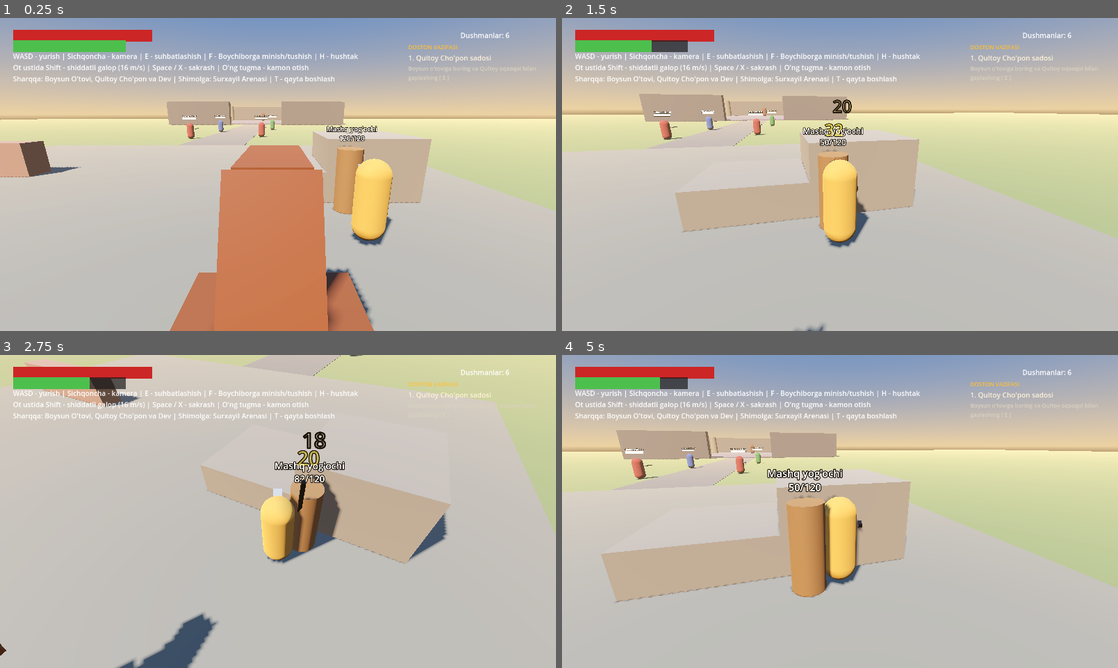
Above: before the commit, frames 1-4 (two rows, left to right).
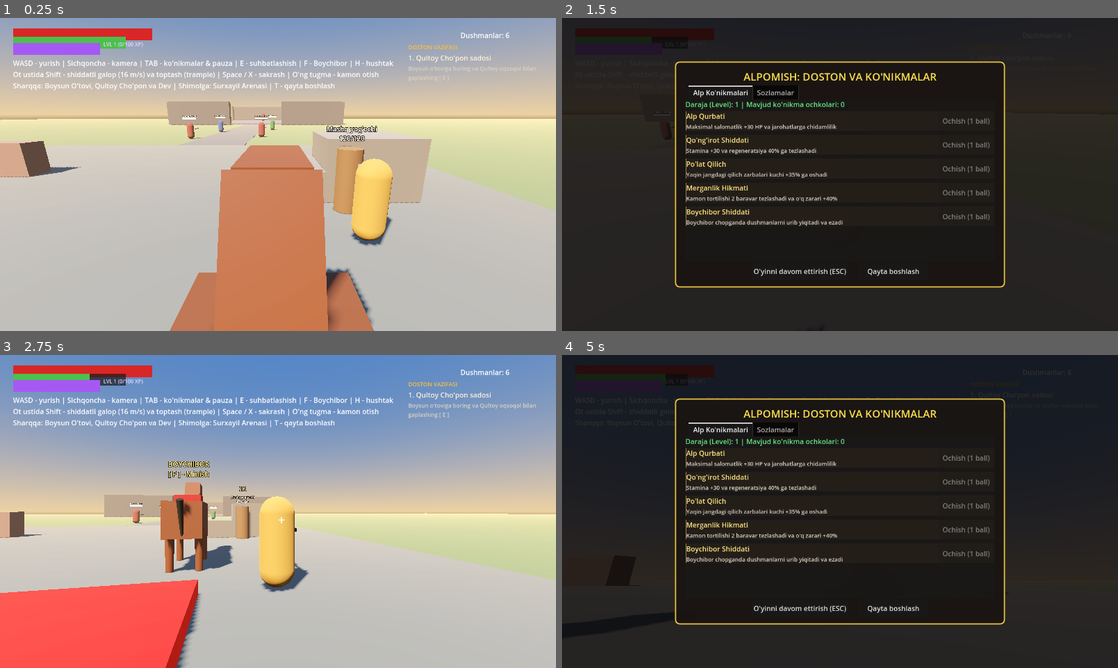
Above: after the commit, the same moments.

Repository: sardorergashev09uzb-commits/yangi
Game: Godot game, scene res://tests/combat_test.tscn
Same seed, same stepped clock (60 frames per second), same inputs: the game is played once before the commit and once after it. This scene is started directly instead of the project's main scene.
Inputs (mouse positions are in pixels of both pictures, inside the frame that each line leads up to):
- Up to frame 1 (0.25 s): no input
- Up to frame 2 (1.5 s): tap Enter at 0.5 s; move the mouse to (834, 180) at 0.52 s; hold W (move_forward) from 0.53 s (still down); tap Tab at 0.6 s; click (834, 180) at 0.67 s; tap X (jump) at 0.77 s; tap K at 0.8, 1.35 s; move the mouse to (878, 177) at 1.27 s; click (878, 177) at 1.42 s
- Up to frame 3 (2.75 s): tap X (jump) at 1.52 s; tap T at 1.55 s; release W (move_forward) at 2 s; click (239, 608) at 2 s, where only the run after the commit has a clickable "O'yinni davom ettirish (ESC)"
- Up to frame 4 (5 s): move the mouse to (795, 508) at 2.77 s; hold W (move_forward) 2.78-3.5 s; tap T at 2.85 s; click (795, 508) at 2.92 s; tap Tab at 3.05 s; click (895, 608) at 3.5 s, where only the run after the commit has a clickable "Qayta boshlash"; move the mouse to (845, 511) at 4.27 s; hold A (move_left) from 4.28 s (still down); right-click (845, 511) at 4.35 s; click (845, 511) at 4.42 s; tap X (jump) at 4.52 s; tap K at 4.55 s

The runs differ from the first frame. In frame 1, 3.5% of the frame differs, in the area x 2-71%, y 3-24%; in frame 2, 100%; in frame 3, 62%; in frame 4, 100%, in the area x 0-100%, y 0-100%.
Error in both runs: Invalid access to property or key 'physics_frame' on a base object of type 'null instance'. (res://tests/combat_test.gd:126)

Commit message:
7-bosqich: RPG tizimi (Level, XP, Ko'nikmalar daraxti), Pauza & Sozlamalar menyusi (TAB/ESC) va Boychibor toptash (trample) zarari

Diff:
--- a/scripts/enemies/boss_surxayil.gd
+++ b/scripts/enemies/boss_surxayil.gd
@@ -390,6 +390,9 @@
 	var qsystem = get_tree().get_first_node_in_group("quest_system")
 	if qsystem and qsystem.has_method("complete_quest"):
 		qsystem.complete_quest("boss")
+	var prog = get_tree().get_first_node_in_group("progression")
+	if prog and prog.has_method("add_xp"):
+		prog.add_xp(250)
 
 	FX.hit_stop(0.25)
 	var t := create_tween()
--- a/scripts/enemies/enemy.gd
+++ b/scripts/enemies/enemy.gd
@@ -384,6 +384,9 @@
 	t.tween_property(_body, "rotation:x", -PI / 2.0, 0.35)
 	t.parallel().tween_property(_body, "position:y", 0.4, 0.35)
 	died.emit(self)
+	var prog = get_tree().get_first_node_in_group("progression")
+	if prog and prog.has_method("add_xp"):
+		prog.add_xp(30)
 	await get_tree().create_timer(3.0).timeout
 	queue_free()
 
--- a/scripts/enemies/steppe_giant.gd
+++ b/scripts/enemies/steppe_giant.gd
@@ -219,6 +219,9 @@
 	var qsystem = get_tree().get_first_node_in_group("quest_system")
 	if qsystem and qsystem.has_method("complete_quest"):
 		qsystem.complete_quest("giant")
+	var prog = get_tree().get_first_node_in_group("progression")
+	if prog and prog.has_method("add_xp"):
+		prog.add_xp(90)
 	var t := create_tween()
 	t.tween_property(_body, "rotation:x", -PI / 2.0, 0.6)
 	t.parallel().tween_property(_body, "position:y", 0.8, 0.6)
--- a/scripts/player/player.gd
+++ b/scripts/player/player.gd
@@ -191,7 +191,11 @@
 			_drawing = true
 			bow_charge = 0.0
 		return
-	bow_charge = minf(bow_charge + delta / BOW_DRAW_TIME, 1.0)
+	var draw_spd := BOW_DRAW_TIME
+	var prog = get_tree().get_first_node_in_group("progression")
+	if prog and prog.get("unlocked_skills") and prog.unlocked_skills.get("bow_mastery", false):
+		draw_spd *= 0.55
+	bow_charge = minf(bow_charge + delta / draw_spd, 1.0)
 	if Input.is_action_just_released("attack_light"):
 		if bow_charge > 0.15:
 			_fire_bow(bow_charge)
@@ -215,7 +219,11 @@
 	var spawn := global_position + Vector3.UP * 1.45 + fwd * 0.6
 	var arrow := Arrow.new()
 	arrow.shooter = self
-	arrow.damage = lerpf(14.0, 40.0, charge)
+	var base_dmg := lerpf(14.0, 40.0, charge)
+	var prog = get_tree().get_first_node_in_group("progression")
+	if prog and prog.get("unlocked_skills") and prog.unlocked_skills.get("bow_mastery", false):
+		base_dmg *= 1.4
+	arrow.damage = base_dmg
 	arrow.velocity = (target - spawn).normalized() * lerpf(28.0, 55.0, charge)
 	get_tree().current_scene.add_child(arrow)
 	arrow.global_position = spawn
@@ -293,12 +301,16 @@
 
 
 func _check_hits() -> void:
+	var dmg: float = _attack.damage
+	var prog = get_tree().get_first_node_in_group("progression")
+	if prog and prog.get("unlocked_skills") and prog.unlocked_skills.get("sword_mastery", false):
+		dmg *= 1.35
 	for b in hitbox.get_overlapping_bodies():
 		if b == self or b in _hit_list or not b.has_method("take_damage"):
 			continue
 		_hit_list.append(b)
 		var knock := 9.0 if _attack_heavy else 5.0
-		b.take_damage(_attack.damage, global_position, knock)
+		b.take_damage(dmg, global_position, knock)
 		FX.hit_stop(0.12 if _attack_heavy else 0.07)
 		rig.shake(0.3 if _attack_heavy else 0.15)
 
--- /dev/null
+++ b/scripts/player/progression.gd
@@ -0,0 +1,119 @@
+class_name Progression
+extends Node
+## Alpomish dostoni: XP, Level, Ko'nikmalar daraxti (Skills) va parametrlar.
+
+signal xp_gained(current_xp: int, next_xp: int)
+signal level_up(new_level: int, skill_points: int)
+signal skill_unlocked(skill_id: String)
+
+var level := 1
+var xp := 0
+var next_level_xp := 100
+var skill_points := 0
+
+# Olingan ko'nikmalar ro'yxati
+var unlocked_skills: Dictionary = {
+	"health_boost": false,    # Alp Qurbati: Salomatlik +30
+	"stamina_flow": false,    # Qo'ng'irot Shiddati: Stamina +30 va tez tiklanish
+	"sword_mastery": false,   # Po'lat Qilich: Qilich zarari +35%
+	"bow_mastery": false,     # Merganlik: Kamon tezroq tortiladi va +40% zarar
+	"horse_trample": false    # Tulpor Shiddati: Boychibor dushmanlarni bosib o'tadi
+}
+
+var skill_info: Dictionary = {
+	"health_boost": {
+		"name": "Alp Qurbati",
+		"desc": "Maksimal salomatlik +30 HP va jarohatlarga chidamlilik",
+		"cost": 1
+	},
+	"stamina_flow": {
+		"name": "Qo'ng'irot Shiddati",
+		"desc": "Stamina +30 va regeneratsiya 40% ga tezlashadi",
+		"cost": 1
+	},
+	"sword_mastery": {
+		"name": "Po'lat Qilich",
+		"desc": "Yaqin jangdagi qilich zarbalari kuchi +35% ga oshadi",
+		"cost": 1
+	},
+	"bow_mastery": {
+		"name": "Merganlik Hikmati",
+		"desc": "Kamon tortilishi 2 baravar tezlashadi va o'q zarari +40%",
+		"cost": 1
+	},
+	"horse_trample": {
+		"name": "Boychibor Shiddati",
+		"desc": "Boychibor chopganda dushmanlarni urib yiqitadi va ezadi",
+		"cost": 1
+	}
+}
+
+
+func _ready() -> void:
+	add_to_group("progression")
+
+
+func add_xp(amount: int) -> void:
+	xp += amount
+	while xp >= next_level_xp:
+		xp -= next_level_xp
+		level += 1
+		skill_points += 1
+		next_level_xp = int(next_level_xp * 1.5)
+		level_up.emit(level, skill_points)
+		_notify_level_up()
+
+	xp_gained.emit(xp, next_level_xp)
+
+
+func can_unlock(skill_id: String) -> bool:
+	return unlocked_skills.has(skill_id) and not unlocked_skills[skill_id] and skill_points >= 1
+
+
+func unlock_skill(skill_id: String) -> bool:
+	if not can_unlock(skill_id):
+		return false
+	skill_points -= 1
+	unlocked_skills[skill_id] = true
+	skill_unlocked.emit(skill_id)
+	_apply_skill_to_player(skill_id)
+	return true
+
+
+func _apply_skill_to_player(skill_id: String) -> void:
+	var player = get_tree().get_first_node_in_group("player")
+	if player == null or not is_instance_valid(player):
+		return
+
+	match skill_id:
+		"health_boost":
+			var cur_max: float = float(player.get("max_health"))
+			player.set("max_health", cur_max + 30.0)
+			var cur_hp: float = float(player.get("health"))
+			player.set("health", cur_hp + 30.0)
+			if player.has_signal("health_changed"):
+				player.health_changed.emit(player.get("health"), player.get("max_health"))
+		"stamina_flow":
+			var cur_max_s: float = float(player.get("max_stamina"))
+			player.set("max_stamina", cur_max_s + 30.0)
+			var cur_regen: float = float(player.get("stamina_regen"))
+			player.set("stamina_regen", cur_regen * 1.4)
+			if player.has_signal("stamina_changed"):
+				player.stamina_changed.emit(player.get("stamina"), player.get("max_stamina"))
+
+
+func _notify_level_up() -> void:
+	var qsystem = get_tree().get_first_node_in_group("quest_system")
+	if qsystem and qsystem.has_method("emit_signal"):
+		qsystem.banner_requested.emit("DARAJA OSHDI! (LEVEL %d)" % level, "Yangi ko'nikma ochkosi olindi! [ TAB ]")
+
+	# O'yinchining to'liq tiklanishi
+	var player = get_tree().get_first_node_in_group("player")
+	if player and is_instance_valid(player):
+		player.set("health", player.get("max_health"))
+		player.set("stamina", player.get("max_stamina"))
+		if player.has_signal("health_changed"):
+			player.health_changed.emit(player.get("health"), player.get("max_health"))
+		if player.has_signal("stamina_changed"):
+			player.stamina_changed.emit(player.get("stamina"), player.get("max_stamina"))
+		FX.popup(player.global_position + Vector3.UP * 2.5, 0.0, Color(0.2, 1.0, 0.5))
--- a/scripts/ui/hud.gd
+++ b/scripts/ui/hud.gd
@@ -27,10 +27,31 @@
 var _banner_sub: Label
 var _banner_tween: Tween
 
+# XP va Level UI
+var _xp_bar: ProgressBar
+var _lvl_label: Label
+var _skill_hint: Label
+
 
 func _ready() -> void:
-	_health_bar = _make_bar(Vector2(30, 28), Vector2(320, 18), Color(0.8, 0.15, 0.15))
-	_stamina_bar = _make_bar(Vector2(30, 52), Vector2(260, 12), Color(0.3, 0.75, 0.3))
+	_health_bar = _make_bar(Vector2(30, 24), Vector2(320, 16), Color(0.85, 0.15, 0.15))
+	_stamina_bar = _make_bar(Vector2(30, 44), Vector2(260, 10), Color(0.3, 0.75, 0.3))
+	_xp_bar = _make_bar(Vector2(30, 58), Vector2(200, 8), Color(0.65, 0.35, 0.95))
+
+	_lvl_label = Label.new()
+	_lvl_label.text = "LVL 1 (0/100 XP)"
+	_lvl_label.position = Vector2(238, 52)
+	_lvl_label.add_theme_font_size_override("font_size", 12)
+	_lvl_label.add_theme_color_override("font_color", Color(0.9, 0.85, 1.0))
+	add_child(_lvl_label)
+
+	_skill_hint = Label.new()
+	_skill_hint.text = "★ [ TAB ] - Yangi ko'nikma ochkosi!"
+	_skill_hint.position = Vector2(30, 70)
+	_skill_hint.add_theme_font_size_override("font_size", 13)
+	_skill_hint.add_theme_color_override("font_color", Color(1.0, 0.85, 0.2))
+	_skill_hint.visible = false
+	add_child(_skill_hint)
 
 	_enemy_label = Label.new()
 	_enemy_label.set_anchors_preset(Control.PRESET_TOP_RIGHT)
@@ -56,15 +77,16 @@
 	_setup_victory_ui()
 
 	var help := Label.new()
-	help.position = Vector2(30, 76)
-	help.text = "WASD - yurish | Sichqoncha - kamera | E - suhbatlashish | F - Boychiborga minish/tushish | H - hushtak\n" \
-			+ "Ot ustida Shift - shiddatli galop (16 m/s) | Space / X - sakrash | O'ng tugma - kamon otish\n" \
+	help.position = Vector2(30, 92)
+	help.text = "WASD - yurish | Sichqoncha - kamera | TAB - ko'nikmalar & pauza | E - suhbatlashish | F - Boychibor | H - hushtak\n" \
+			+ "Ot ustida Shift - shiddatli galop (16 m/s) va toptash (trample) | Space / X - sakrash | O'ng tugma - kamon otish\n" \
 			+ "Sharqqa: Boysun O'tovi, Qultoy Cho'pon va Dev | Shimolga: Surxayil Arenasi | T - qayta boshlash"
 	add_child(help)
 
 	_connect_player.call_deferred()
 	_connect_boss.call_deferred()
 	_connect_quests.call_deferred()
+	_connect_progression.call_deferred()
 
 
 func _setup_game_over_ui() -> void:
@@ -399,3 +421,21 @@
 		if not q.is_empty():
 			_quest_title_label.text = q.get("title", "")
 			_quest_desc_label.text = q.get("desc", "")
+
+
+func _connect_progression() -> void:
+	var prog = get_tree().get_first_node_in_group("progression")
+	if prog == null:
+		return
+	if prog.has_signal("xp_gained"):
+		prog.connect("xp_gained", func(c_xp: int, n_xp: int):
+			_xp_bar.max_value = n_xp
+			_xp_bar.value = c_xp
+			_lvl_label.text = "LVL %d (%d/%d XP)" % [prog.get("level"), c_xp, n_xp])
+	if prog.has_signal("level_up"):
+		prog.connect("level_up", func(lvl: int, sp: int):
+			_lvl_label.text = "LVL %d" % lvl
+			_skill_hint.visible = sp > 0)
+	if prog.has_signal("skill_unlocked"):
+		prog.connect("skill_unlocked", func(_id: String):
+			_skill_hint.visible = prog.get("skill_points") > 0)
--- /dev/null
+++ b/scripts/ui/pause_menu.gd
@@ -0,0 +1,287 @@
+class_name PauseMenu
+extends CanvasLayer
+## Alpomish dostoni: Pauza, Ko'nikmalar daraxti (Skills) va Sozlamalar menyusi.
+
+var _panel: Panel
+var _tab_container: TabContainer
+
+# 1-tab: Ko'nikmalar
+var _sp_label: Label
+var _skills_list: VBoxContainer
+var _skill_buttons: Dictionary = {}
+
+# 2-tab: Sozlamalar
+var _sens_slider: HSlider
+var _sens_val_label: Label
+var _fov_slider: HSlider
+var _fov_val_label: Label
+
+# Holat
+var is_menu_open := false
+
+
+func _ready() -> void:
+	layer = 20
+	process_mode = Node.PROCESS_MODE_ALWAYS
+	_build_ui()
+	visible = false
+
+
+func _build_ui() -> void:
+	# Qoraytirilgan orqa fon
+	var backdrop := ColorRect.new()
+	backdrop.set_anchors_preset(Control.PRESET_FULL_RECT)
+	backdrop.color = Color(0.04, 0.03, 0.03, 0.85)
+	add_child(backdrop)
+
+	_panel = Panel.new()
+	_panel.set_anchors_preset(Control.PRESET_CENTER)
+	_panel.offset_left = -380
+	_panel.offset_right = 380
+	_panel.offset_top = -260
+	_panel.offset_bottom = 260
+
+	var style := StyleBoxFlat.new()
+	style.bg_color = Color(0.1, 0.08, 0.07, 0.95)
+	style.border_width_left = 3
+	style.border_width_right = 3
+	style.border_width_top = 3
+	style.border_width_bottom = 3
+	style.border_color = Color(0.9, 0.75, 0.25) # Oltin naqsh
+	style.corner_radius_top_left = 10
+	style.corner_radius_top_right = 10
+	style.corner_radius_bottom_left = 10
+	style.corner_radius_bottom_right = 10
+	_panel.add_theme_stylebox_override("panel", style)
+	add_child(_panel)
+
+	var margin := MarginContainer.new()
+	margin.set_anchors_preset(Control.PRESET_FULL_RECT)
+	margin.add_theme_constant_override("margin_left", 24)
+	margin.add_theme_constant_override("margin_right", 24)
+	margin.add_theme_constant_override("margin_top", 18)
+	margin.add_theme_constant_override("margin_bottom", 18)
+	_panel.add_child(margin)
+
+	var main_vbox := VBoxContainer.new()
+	margin.add_child(main_vbox)
+
+	# Yuqori sarlavha
+	var title := Label.new()
+	title.text = "ALPOMISH: DOSTON VA KO'NIKMALAR"
+	title.horizontal_alignment = HORIZONTAL_ALIGNMENT_CENTER
+	title.add_theme_font_size_override("font_size", 24)
+	title.add_theme_color_override("font_color", Color(1.0, 0.88, 0.3))
+	main_vbox.add_child(title)
+
+	# Tab container
+	_tab_container = TabContainer.new()
+	_tab_container.size_flags_vertical = Control.SIZE_EXPAND_FILL
+	main_vbox.add_child(_tab_container)
+
+	_build_skills_tab()
+	_build_settings_tab()
+
+	# Pastki tugmalar
+	var btn_box := HBoxContainer.new()
+	btn_box.alignment = BoxContainer.ALIGNMENT_CENTER
+	btn_box.add_theme_constant_override("separation", 24)
+	main_vbox.add_child(btn_box)
+
+	var resume_btn := Button.new()
+	resume_btn.text = "O'yinni davom ettirish (ESC)"
+	resume_btn.custom_minimum_size = Vector2(220, 38)
+	resume_btn.pressed.connect(toggle_menu)
+	btn_box.add_child(resume_btn)
+
+	var restart_btn := Button.new()
+	restart_btn.text = "Qayta boshlash"
+	restart_btn.custom_minimum_size = Vector2(160, 38)
+	restart_btn.pressed.connect(_on_restart_pressed)
+	btn_box.add_child(restart_btn)
+
+
+func _build_skills_tab() -> void:
+	var tab := VBoxContainer.new()
+	tab.name = "Alp Ko'nikmalari"
+	_tab_container.add_child(tab)
+
+	_sp_label = Label.new()
+	_sp_label.text = "Ko'nikma ochkolari (Skill Points): 0"
+	_sp_label.add_theme_font_size_override("font_size", 16)
+	_sp_label.add_theme_color_override("font_color", Color(0.4, 0.9, 0.5))
+	tab.add_child(_sp_label)
+
+	var scroll := ScrollContainer.new()
+	scroll.size_flags_vertical = Control.SIZE_EXPAND_FILL
+	tab.add_child(scroll)
+
+	_skills_list = VBoxContainer.new()
+	_skills_list.size_flags_horizontal = Control.SIZE_EXPAND_FILL
+	_skills_list.add_theme_constant_override("separation", 10)
+	scroll.add_child(_skills_list)
+
+
+func _build_settings_tab() -> void:
+	var tab := VBoxContainer.new()
+	tab.name = "Sozlamalar"
+	tab.add_theme_constant_override("separation", 16)
+	_tab_container.add_child(tab)
+
+	var space := Control.new()
+	space.custom_minimum_size = Vector2(0, 8)
+	tab.add_child(space)
+
+	# Sichqoncha sezgirligi
+	var sens_row := HBoxContainer.new()
+	tab.add_child(sens_row)
+	var slabel := Label.new()
+	slabel.text = "Sichqoncha sezgirligi:"
+	slabel.custom_minimum_size = Vector2(200, 0)
+	sens_row.add_child(slabel)
+
+	_sens_slider = HSlider.new()
+	_sens_slider.min_value = 0.5
+	_sens_slider.max_value = 3.0
+	_sens_slider.step = 0.1
+	_sens_slider.value = 1.0
+	_sens_slider.custom_minimum_size = Vector2(220, 0)
+	_sens_slider.value_changed.connect(_on_sens_changed)
+	sens_row.add_child(_sens_slider)
+
+	_sens_val_label = Label.new()
+	_sens_val_label.text = "1.0x"
+	sens_row.add_child(_sens_val_label)
+
+	# Kamera FOV
+	var fov_row := HBoxContainer.new()
+	tab.add_child(fov_row)
+	var flabel := Label.new()
+	flabel.text = "Kamera ko'rish burchagi (FOV):"
+	flabel.custom_minimum_size = Vector2(200, 0)
+	fov_row.add_child(flabel)
+
+	_fov_slider = HSlider.new()
+	_fov_slider.min_value = 60.0
+	_fov_slider.max_value = 95.0
+	_fov_slider.step = 1.0
+	_fov_slider.value = 70.0
+	_fov_slider.custom_minimum_size = Vector2(220, 0)
+	_fov_slider.value_changed.connect(_on_fov_changed)
+	fov_row.add_child(_fov_slider)
+
+	_fov_val_label = Label.new()
+	_fov_val_label.text = "70°"
+	fov_row.add_child(_fov_val_label)
+
+	var info := Label.new()
+	info.text = "Qisqa tugmalar:\n[ TAB / K ] – Ko'nikmalar menyusini ochish/yopish\n[ E ] – Suhbatlashish | [ F ] – Boychiborga minish\n[ T ] – Joyida tezkor qayta boshlash"
+	info.add_theme_font_size_override("font_size", 14)
+	info.add_theme_color_override("font_color", Color(0.7, 0.7, 0.65))
+	tab.add_child(info)
+
+
+func _unhandled_input(event: InputEvent) -> void:
+	if event is InputEventKey and event.pressed and not event.echo:
+		if event.keycode == KEY_TAB or event.keycode == KEY_K:
+			get_viewport().set_input_as_handled()
+			toggle_menu()
+		elif event.keycode == KEY_ESCAPE and is_menu_open:
+			get_viewport().set_input_as_handled()
+			toggle_menu()
+
+
+func toggle_menu() -> void:
+	is_menu_open = not is_menu_open
+	visible = is_menu_open
+	get_tree().paused = is_menu_open
+
+	if is_menu_open:
+		Input.mouse_mode = Input.MOUSE_MODE_VISIBLE
+		_refresh_skills()
+	else:
+		Input.mouse_mode = Input.MOUSE_MODE_CAPTURED
+
+
+func _refresh_skills() -> void:
+	var prog: Progression = get_tree().get_first_node_in_group("progression") as Progression
+	if prog == null:
+		return
+
+	_sp_label.text = "Daraja (Level): %d | Mavjud ko'nikma ochkolari: %d" % [prog.level, prog.skill_points]
+
+	# Ro'yxatni tozalab qayta chizish
+	for child in _skills_list.get_children():
+		child.queue_free()
+
+	for skill_id in prog.skill_info.keys():
+		var sdata: Dictionary = prog.skill_info[skill_id]
+		var is_unlocked: bool = prog.unlocked_skills.get(skill_id, false)
+
+		var item_panel := PanelContainer.new()
+		var pstyle := StyleBoxFlat.new()
+		pstyle.bg_color = Color(0.14, 0.12, 0.10) if not is_unlocked else Color(0.12, 0.20, 0.12)
+		pstyle.border_width_left = 2
+		pstyle.border_color = Color(0.4, 0.8, 0.3) if is_unlocked else Color(0.6, 0.5, 0.3)
+		item_panel.add_theme_stylebox_override("panel", pstyle)
+		_skills_list.add_child(item_panel)
+
+		var row := HBoxContainer.new()
+		item_panel.add_child(row)
+
+		var text_vbox := VBoxContainer.new()
+		text_vbox.size_flags_horizontal = Control.SIZE_EXPAND_FILL
+		row.add_child(text_vbox)
+
+		var name_lbl := Label.new()
+		name_lbl.text = sdata.name + (" (O'RGANILGAN)" if is_unlocked else "")
+		name_lbl.add_theme_font_size_override("font_size", 16)
+		name_lbl.add_theme_color_override("font_color", Color(0.4, 1.0, 0.5) if is_unlocked else Color(1.0, 0.9, 0.5))
+		text_vbox.add_child(name_lbl)
+
+		var desc_lbl := Label.new()
+		desc_lbl.text = sdata.desc
+		desc_lbl.add_theme_font_size_override("font_size", 13)
+		desc_lbl.add_theme_color_override("font_color", Color(0.85, 0.82, 0.78))
+		text_vbox.add_child(desc_lbl)
+
+		var btn := Button.new()
+		btn.custom_minimum_size = Vector2(130, 36)
+		if is_unlocked:
+			btn.text = "FAOL"
+			btn.disabled = true
+		else:
+			btn.text = "Ochish (1 ball)"
+			btn.disabled = prog.skill_points < 1
+			btn.pressed.connect(func(): _unlock_and_refresh(skill_id))
+		row.add_child(btn)
+
+
+func _unlock_and_refresh(skill_id: String) -> void:
+	var prog: Progression = get_tree().get_first_node_in_group("progression") as Progression
+	if prog and prog.unlock_skill(skill_id):
+		_refresh_skills()
+
+
+func _on_sens_changed(val: float) -> void:
+	_sens_val_label.text = "%.1fx" % val
+	var player = get_tree().get_first_node_in_group("player")
+	if player and "rig" in player and player.rig:
+		player.rig.mouse_sensitivity = 0.0025 * val
+
+
+func _on_fov_changed(val: float) -> void:
+	_fov_val_label.text = "%d°" % int(val)
+	var player = get_tree().get_first_node_in_group("player")
+	if player and "rig" in player and player.rig:
+		player.rig.normal_fov = val
+		if player.rig.camera:
+			player.rig.camera.fov = val
+
+
+func _on_restart_pressed() -> void:
+	get_tree().paused = false
+	FX.reset()
+	Engine.time_scale = 1.0
+	Input.mouse_mode = Input.MOUSE_MODE_CAPTURED
+	get_tree().reload_current_scene()
--- a/scripts/world/arena.gd
+++ b/scripts/world/arena.gd
@@ -11,6 +11,8 @@
 const NPCScript = preload("res://scripts/world/npc.gd")
 const DialogBoxScript = preload("res://scripts/story/dialog_box.gd")
 const QuestSystemScript = preload("res://scripts/story/quest_system.gd")
+const ProgressionScript = preload("res://scripts/player/progression.gd")
+const PauseMenuScript = preload("res://scripts/ui/pause_menu.gd")
 
 var _boss: CharacterBody3D
 var _arena_gate: StaticBody3D
@@ -25,6 +27,13 @@
 
 func _ready() -> void:
 	_build_environment()
+
+	# RPG Rivojlanish va Pauza / Ko'nikmalar menyusi
+	var prog = ProgressionScript.new()
+	add_child(prog)
+
+	var pause_menu = PauseMenuScript.new()
+	add_child(pause_menu)
 
 	# Kvest va Dialog tizimi
 	var qsystem = QuestSystemScript.new()
--- a/scripts/world/horse.gd
+++ b/scripts/world/horse.gd
@@ -25,6 +25,7 @@
 var _legs: Array[Node3D] = []
 var _anim_time := 0.0
 var _mount_cooldown := 0.0
+var _trample_cooldown := 0.0
 
 
 func _ready() -> void:
@@ -199,6 +200,24 @@
 
 	if not is_on_floor():
 		velocity.y -= gravity * delta
+
+	# Ot chopganda dushmanlarni urib yiqitish (Trample)
+	if _trample_cooldown > 0.0:
+		_trample_cooldown -= delta
+	elif galloping:
+		_check_trample()
+
+
+func _check_trample() -> void:
+	for e in get_tree().get_nodes_in_group("enemies"):
+		if e and is_instance_valid(e) and e.has_method("take_damage"):
+			if global_position.distance_to(e.global_position) < 2.5:
+				var hit_dir := -global_basis.z
+				e.take_damage(22.0, global_position, 8.0)
+				FX.hit_stop(0.04)
+				FX.camera_shake(0.35)
+				_trample_cooldown = 0.35
+				return
 
 
 func _process_calling(delta: float) -> void:
